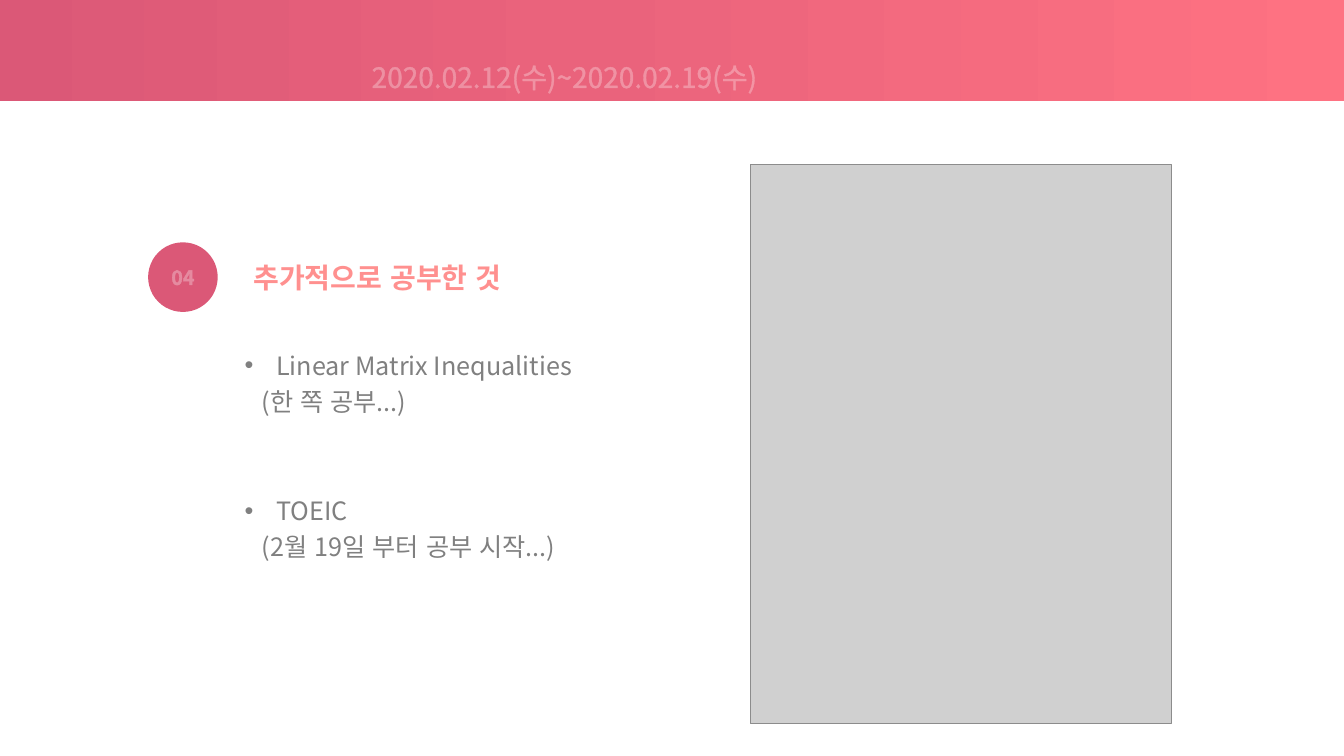
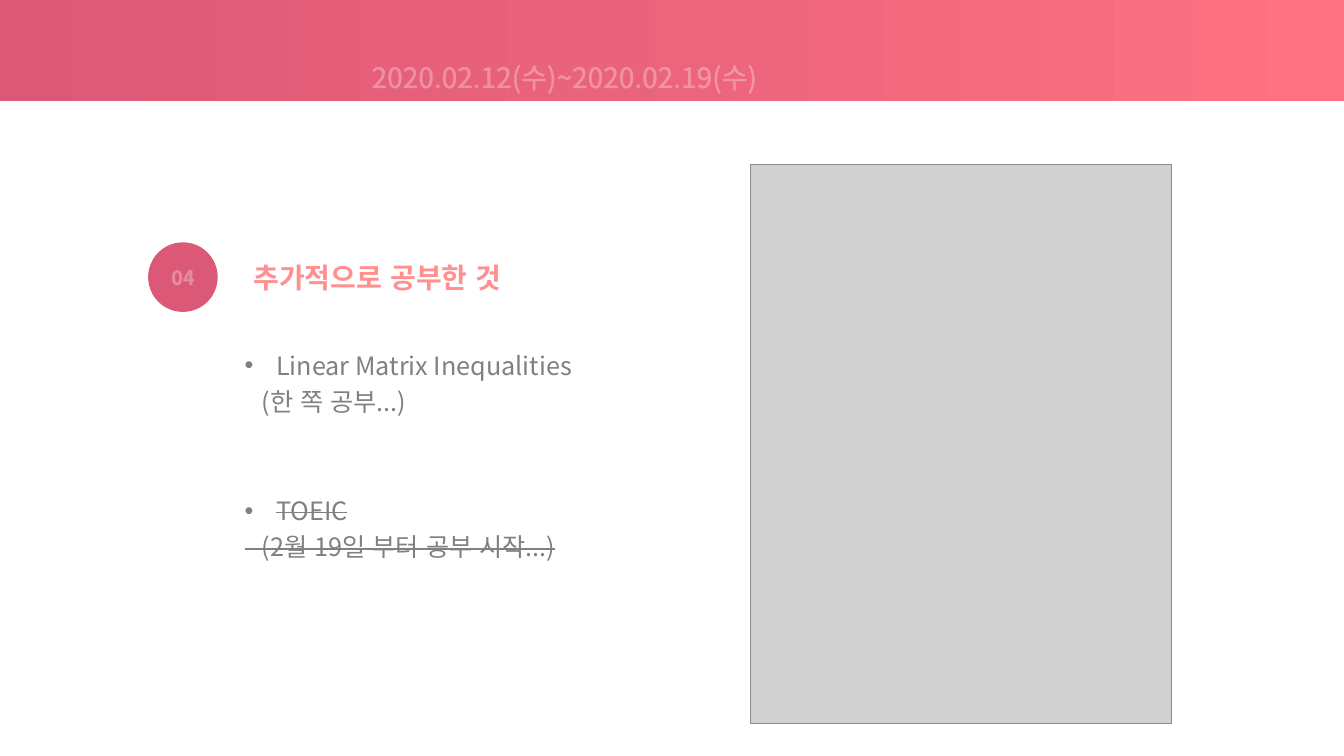
Before and after one commit to choeunyoung0208/silverzerowaterkite, a slide deck: slide 16 of 200220/2020.02.20 은.pptx. Drawn at 1344x756 pixels with LibreOffice and Linux fonts; fonts in the diff are those of the drawing; grey boxes stand for pictures. Boxes give left, top, right and bottom in pixels: in the first picture for what was removed or moved away, otherwise in the second. Text is boxed around its words. In the diff, an @@ line names an element or a change of style, - is before the commit and + after.

```diff
--- a/200220/2020.02.20 은.pptx
+++ b/200220/2020.02.20 은.pptx
@@ text at box(262, 501, 555, 561): strikethrough on in "TOEIC", "(2월 19일 부터 공부 시작...)" @@
```
Also in this commit, not shown: 2 other slides changed.
